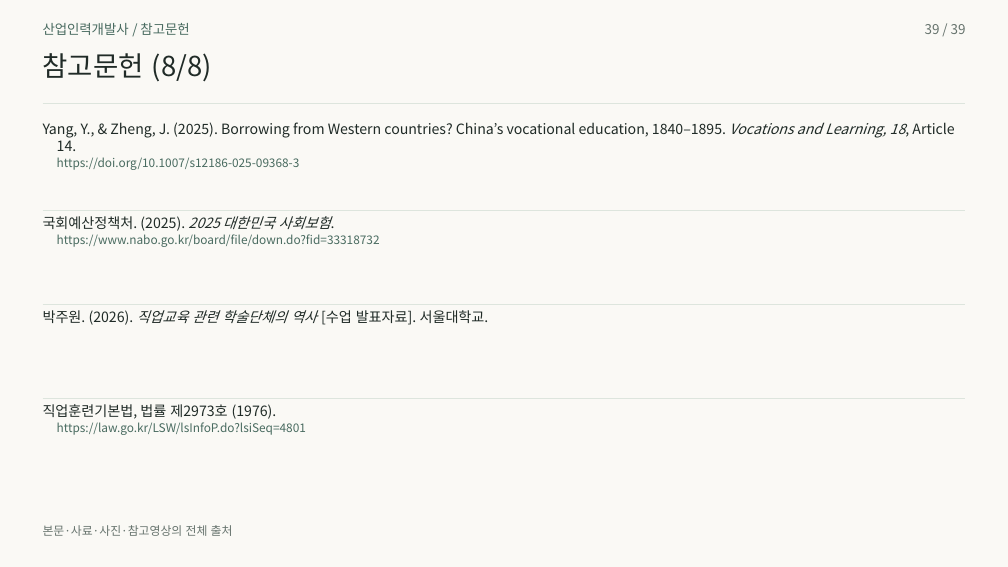
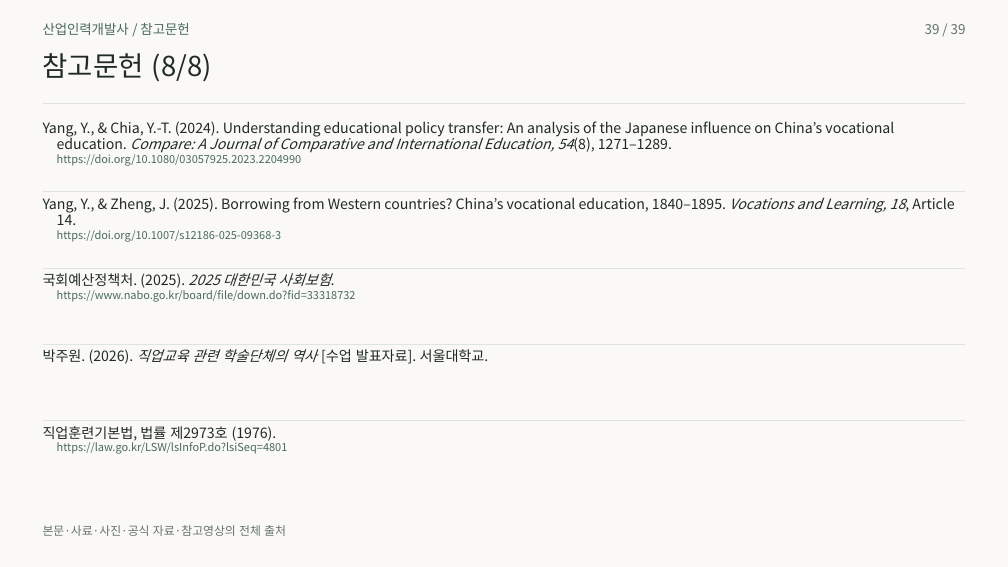
Before and after one commit to 01Chungee10/vet-history-rehearsal, a slide deck: slide 39 of au-cn-2026/presentation.pptx. Drawn at 1008x567 pixels with LibreOffice and Linux fonts; fonts in the diff are those of the drawing. Boxes give left, top, right and bottom in pixels: in the first picture for what was removed or moved away, otherwise in the second. Text is boxed around its words. In the diff, an @@ line names an element or a change of style, - is before the commit and + after.

```diff
--- a/au-cn-2026/presentation.pptx
+++ b/au-cn-2026/presentation.pptx
@@ text added at <box>43,121,894,138</box>, 13.5 pt, text #202B27 @@
+Yang, Y., & Chia, Y.-T. (2024). Understanding educational policy transfer: An analysis of the Japanese influence on China’s vocational
@@ text added at <box>57,134,672,153</box>, 13.5 pt, text #202B27, italic @@
+education. Compare: A Journal of Comparative and International Education, 54(8), 1271–1289.
@@ text at <box>57,151,302,166</box>: text changed; size 11.2 to 10.5 pt @@
-https://doi.org/10.1007/s12186-025-09368-3
+https://doi.org/10.1080/03057925.2023.2204990
@@ line moved from (42, 210) - (966, 210) to (42, 192) - (966, 192) @@
@@ text "Yang, Y., & Zheng, J. ...": place and size @@
-text "Yang, Y., & Zheng, J. ..." at <box>43,122,954,138</box>
+text "Yang, Y., & Zheng, J. ..." at <box>43,197,954,213</box>
@@ text "14.": place and size @@
-text "14." at <box>57,137,77,151</box>
+text "14." at <box>57,211,77,225</box>
@@ text added at <box>57,230,282,242</box>, 10.5 pt, text #496B60 @@
+https://doi.org/10.1007/s12186-025-09368-3
@@ line moved from (42, 305) - (966, 305) to (42, 268) - (966, 268) @@
@@ text "국회예산정책처. (2025). 2025 대한민국 사회보험.": place and size @@
-text "국회예산정책처. (2025). 2025 대한민국 사회보험." at <box>43,216,331,231</box>
+text "국회예산정책처. (2025). 2025 대한민국 사회보험." at <box>43,273,331,288</box>
@@ text "https://www.nabo.go.kr/board/file/down.do?fid=33318732" at <box>57,290,356,302</box>: size 11.2 to 10.5 pt @@
@@ text "https://www.nabo.go.kr/board/file/down.do?fid=33318732": place and size @@
-text "https://www.nabo.go.kr/board/file/down.do?fid=33318732" at <box>57,234,380,247</box>
+text "https://www.nabo.go.kr/board/file/down.do?fid=33318732" at <box>57,290,356,302</box>
@@ text "박주원. (2026). 직업교육 관련 학술단체의 ...": place and size @@
-text "박주원. (2026). 직업교육 관련 학술단체의 ..." at <box>43,310,489,325</box>
+text "박주원. (2026). 직업교육 관련 학술단체의 ..." at <box>43,349,489,364</box>
@@ line added from (42, 345) to (966, 345), #DDE5DD 1 pt @@
@@ 2 texts, 1 line: place and size @@
-2 texts, 1 line at <box>42,399,966,435</box>
+2 texts, 1 line at <box>42,420,966,454</box>
@@ text "https://law.go.kr/LSW/lsInfoP.do?lsiSeq=4801" at <box>57,440,288,454</box>: size 11.2 to 10.5 pt @@
@@ text at <box>43,525,286,536</box>: text changed @@
-본문·사료·사진·참고영상의 전체 출처
+본문·사료·사진·공식 자료·참고영상의 전체 출처
```
Also in this commit, not shown: 29 other slides changed, 37 other files.
